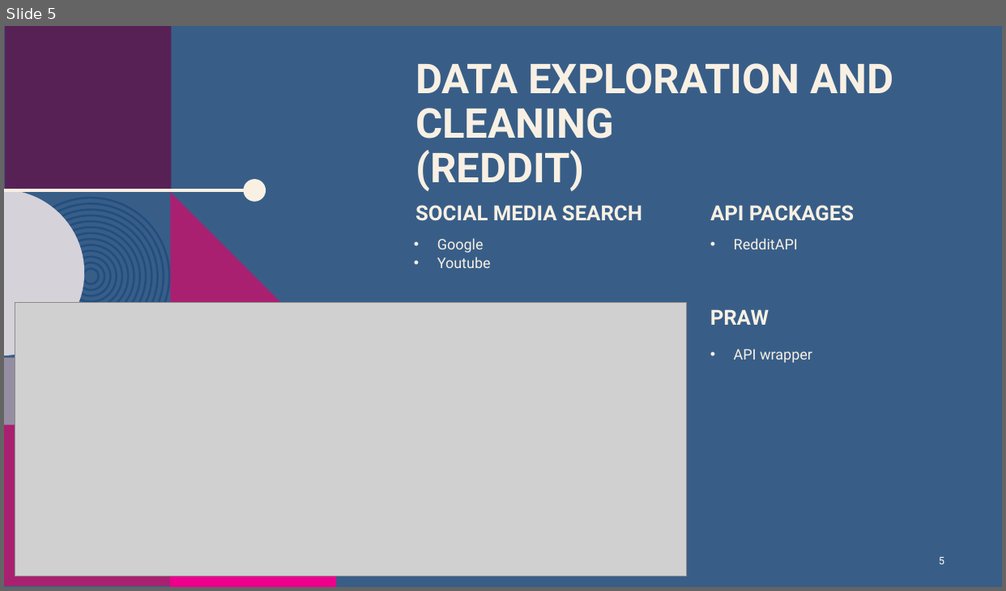
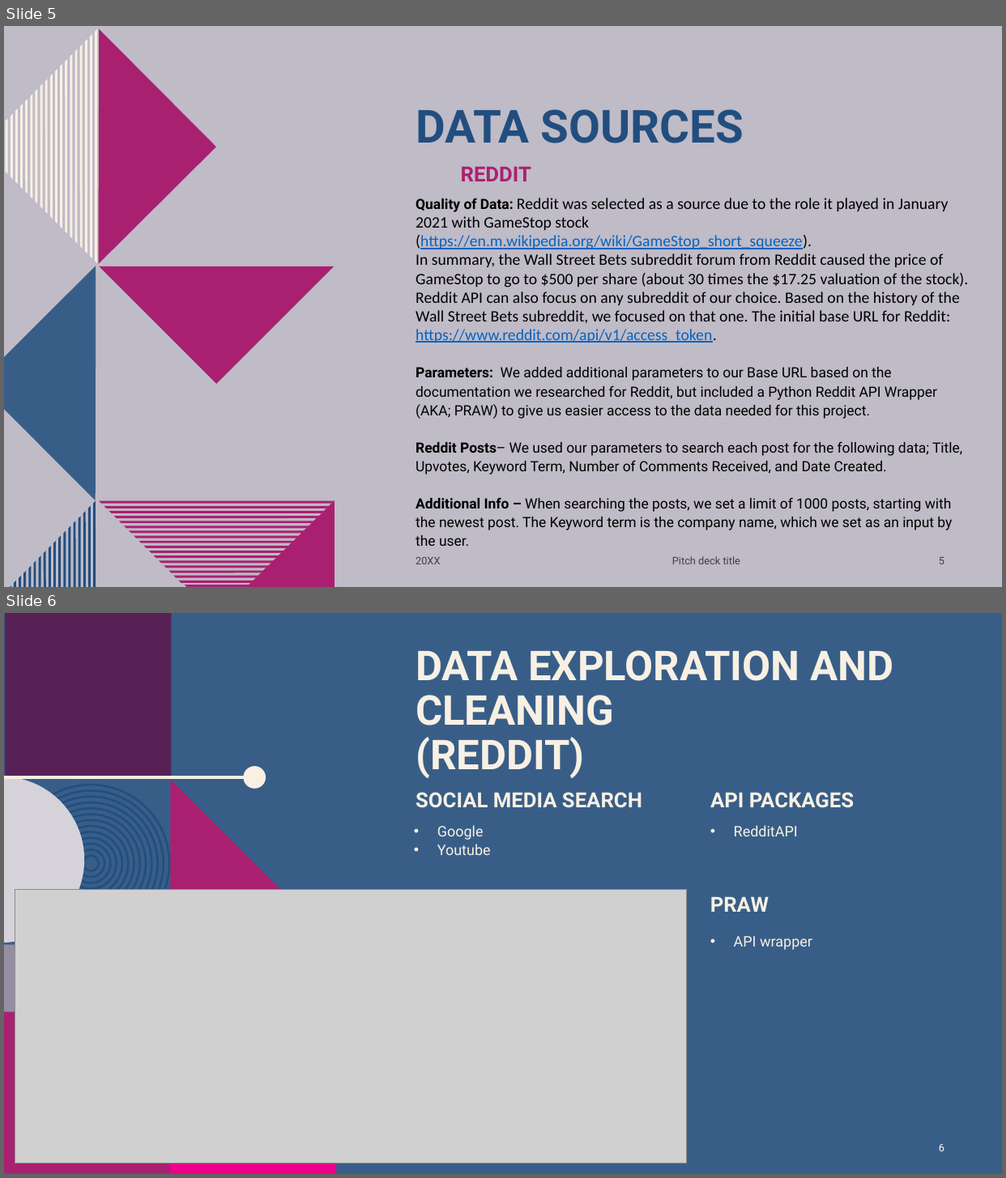
Before and after one commit to AprilHolmes7825/Project_1, a slide deck: Reddit Yahoo Finance Presentation.pptx. Shown one above the other, each under a label of ours: slide 5 before the commit, slides 5 and 6 after it. The pictures are 1006x591 and 1006x1178 pixels, drawn with LibreOffice and Linux fonts; fonts in the diff are those of the drawing; grey boxes stand for pictures; background and template pictures are left out. Boxes give left, top, right and bottom in pixels: in the first picture for what was removed or moved away, otherwise in the second. Text is boxed around its words. In the diff, an @@ line names an element or a change of style, - is before the commit and + after.

```diff
--- a/Reddit Yahoo Finance Presentation.pptx
+++ b/Reddit Yahoo Finance Presentation.pptx
@@ slide 5 added at (x1=4, y1=26, x2=1002, y2=587), background #BFBBC7 @@
@@ title added at (x1=415, y1=109, x2=744, y2=143), 44 pt, text #224E7F, bold @@
+DATA SOURCES
@@ text added at (x1=461, y1=166, x2=531, y2=182), 20 pt, text #AA2070, bold @@
+REDDIT
@@ text added at (x1=415, y1=198, x2=968, y2=546), 13.6 pt, text #000000 @@
+Quality of Data: Reddit was selected as a source due to the role it played in January 2021 with GameStop stock (https://en.m.wikipedia.org/wiki/GameStop_short_squeeze).
+In summary, the Wall Street Bets subreddit forum from Reddit caused the price of GameStop to go to $500 per share (about 30 times the $17.25 valuation of the stock).
+Reddit API can also focus on any subreddit of our choice. Based on the history of the Wall Street Bets subreddit, we focused on that one. The initial base URL for Reddit: https://www.reddit.com/api/v1/access_token.
+Parameters: We added additional parameters to our Base URL based on the documentation we researched for Reddit, but included a Python Reddit API Wrapper (AKA; PRAW) to give us easier access to the data needed for this project.
+Reddit Posts– We used our parameters to search each post for the following data; Title, Upvotes, Keyword Term, Number of Comments Received, and Date Created.
+Additional Info – When searching the posts, we set a limit of 1000 posts, starting with the newest post. The Keyword term is the company name, which we set as an input by the user.
@@ text added at (x1=415, y1=557, x2=440, y2=565), 10 pt, text #404040 @@
+20XX
@@ text added at (x1=672, y1=557, x2=740, y2=565), 10 pt, text #404040 @@
+Pitch deck title
@@ page number added at (x1=939, y1=557, x2=944, y2=565), 10 pt, text #404040 @@
+5
@@ group added at (x1=4, y1=29, x2=335, y2=587): 59 freeform shapes @@
@@ what was slide 5 is now slide 6 @@
@@ page number at (x1=939, y1=1144, x2=944, y2=1152): text changed @@
-5
+6
```
Also in this commit, not shown: 4 other slides added, 1 slide removed.
